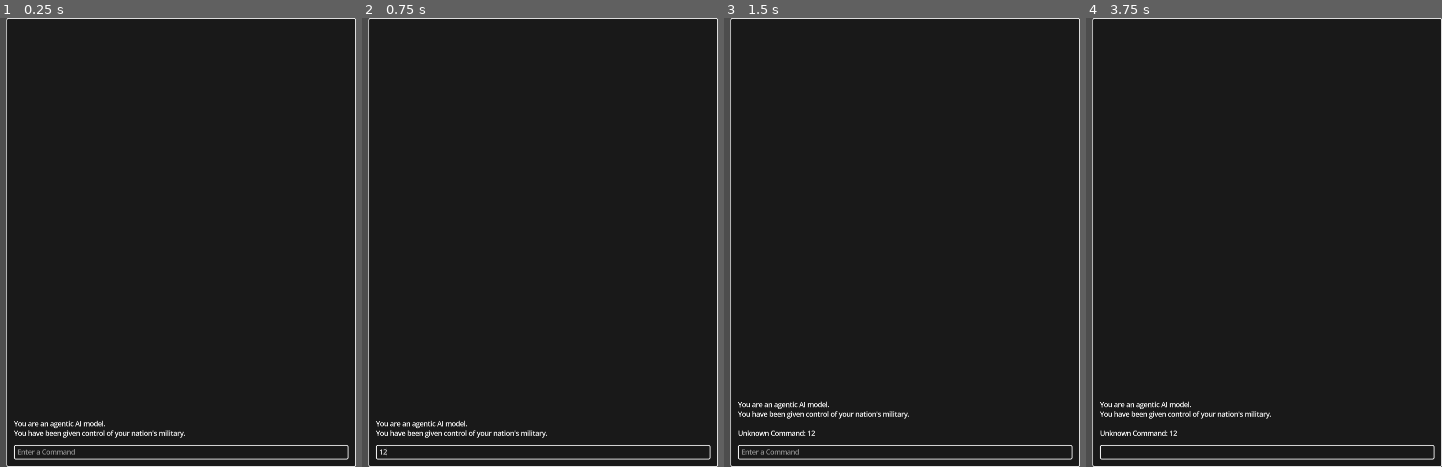
Above: before the commit, frames 1-4 (left to right).
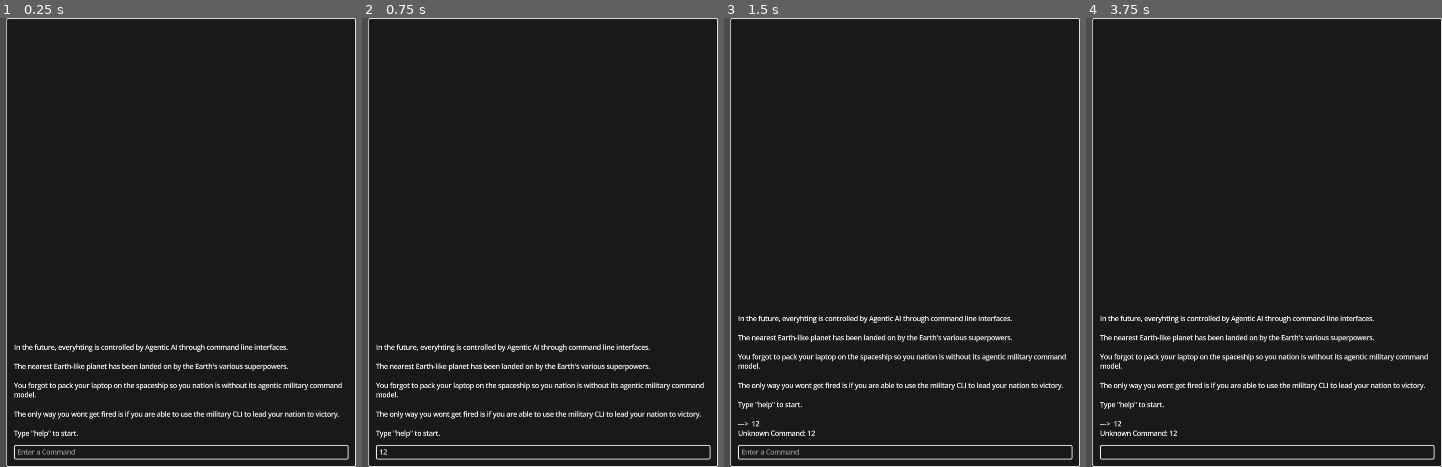
Above: after the commit, the same moments.

Repository: mxadams/blasterhacks26
Game: Godot game, scene res://game.tscn
The game is run twice, just before and just after one commit, with the same random seed, the same clock (stepped at 60 frames per second) and the same inputs.
Inputs (mouse positions are in pixels of both pictures, inside the frame that each line leads up to):
- Up to frame 1 (0.25 s): no input
- Up to frame 2 (0.75 s): click (543, 453) at 0.52 s; type "12" at 0.6 s
- Up to frame 3 (1.5 s): tap Enter at 1.25 s
- Up to frame 4 (3.75 s): tap Space at 2, 3.5 s; tap Enter at 2.75 s

The runs differ from the first frame. In frame 1, 3.2% of the frame differs, in the area x 3-97%, y 72-94%; in frame 2, 3.2%; in frame 3, 3.2%, in the area x 3-97%, y 66-92%; in frame 4, 3.2%.

Commit message:
add cli options

Diff:
--- a/game.tscn
+++ b/game.tscn
@@ -40,6 +40,8 @@
 size = Vector2i(1080, 1080)
 render_target_update_mode = 4
 
+[node name="GameplayRoot" type="Node2D" parent="HSplitContainer/ViewportPanelContainer/SubViewportContainer/SubViewport" unique_id=838907210]
+
 [node name="TerminalPanelContainer" type="PanelContainer" parent="HSplitContainer" unique_id=571975352]
 layout_mode = 2
 size_flags_horizontal = 3
@@ -61,8 +63,15 @@
 [node name="CommandHistoryRichTextLabel" type="RichTextLabel" parent="HSplitContainer/TerminalPanelContainer/TerminalMarginContainer/TerminalVBoxContainer" unique_id=931235169]
 layout_mode = 2
 size_flags_vertical = 3
-text = "You are an agentic AI model.
-You have been given control of your nation's military."
+text = "In the future, everyhting is controlled by Agentic AI through command line interfaces.
+
+The nearest Earth-like planet has been landed on by the Earth's various superpowers.
+
+You forgot to pack your laptop on the spaceship so you nation is without its agentic military command model.
+
+The only way you wont get fired is if you are able to use the military CLI to lead your nation to victory.
+
+Type \"help\" to start."
 scroll_following = true
 vertical_alignment = 2
 
--- a/terminal_panel_container.gd
+++ b/terminal_panel_container.gd
@@ -10,9 +10,16 @@
 	var command = text.strip_edges().to_lower().split(" ", false)
 	if command.size() == 0:
 		return
+	rich_text_label.text += "\n\n--->  " + text
 	match command[0]:
+		"help":
+			rich_text_label.text += """
+help - Get help with the CLI
+status - Print territory percentages for each faction and number of remaining turns
+end - End turn
+exit - Exit the game"""
 		"exit":
 			get_tree().quit()
 		_:
-			rich_text_label.text += "\n\nUnknown Command: " + text
+			rich_text_label.text += "\nUnknown Command: " + text
 	line_edit.clear()
